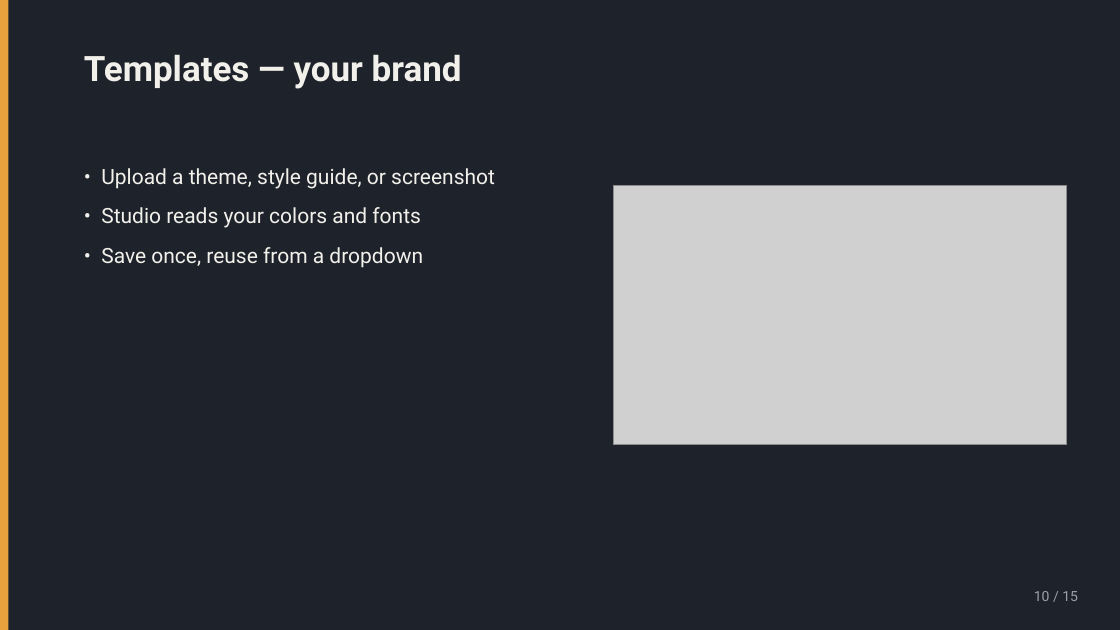
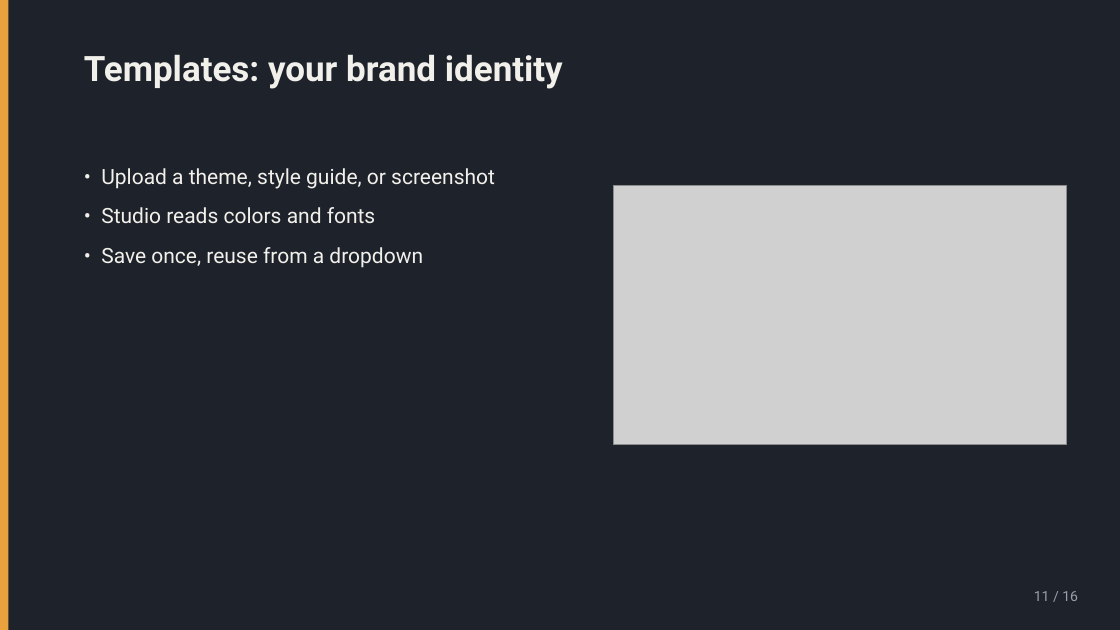
Before and after one commit to nikolaidk/voice, a slide deck: slide 11 of demo/data/14968b573e78/slides.pptx (slide 10 before the commit). Drawn at 1120x630 pixels with LibreOffice and Linux fonts; fonts in the diff are those of the drawing; grey boxes stand for pictures. Boxes give left, top, right and bottom in pixels: in the first picture for what was removed or moved away, otherwise in the second. Text is boxed around its words. In the diff, an @@ line names an element or a change of style, - is before the commit and + after.

```diff
--- a/demo/data/14968b573e78/slides.pptx
+++ b/demo/data/14968b573e78/slides.pptx
@@ text at (84,54,563,89): text changed @@
-Templates — your brand
+Templates: your brand identity
@@ text at (101,207,376,223): text changed @@
-• Studio reads your colors and fonts
+• Studio reads colors and fonts
@@ text at (1034,591,1078,601): text changed @@
-10 / 15
+11 / 16
```
Also in this commit, not shown: 9 other slides changed, 6 slides added, 5 slides removed, 28 other files.
